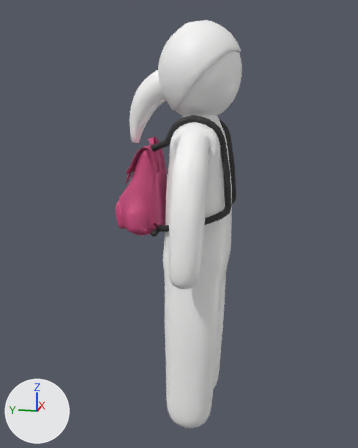
Two versions of the FBX model assets/ajp_character_rigged.fbx, one commit apart.
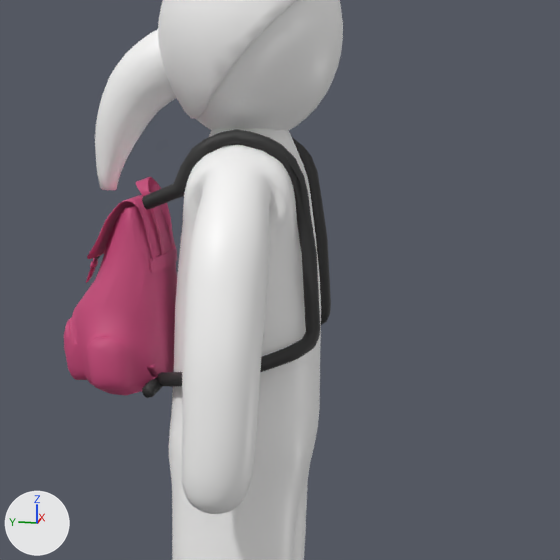
Each version appears first whole from a camera (50 mm lens) standing at (-1.017, -0.16, 0.73) and looking at (0.004, 0.044, 0.475), and next in a close-up on the part from 24% to 95% of the width and 13% to 69% of the height. Lighting does not change. The marker at lower left points along +X, +Y and +Z. The first two pictures are the older version.

Names of what the first close-up shows: 'AJP_Character'.
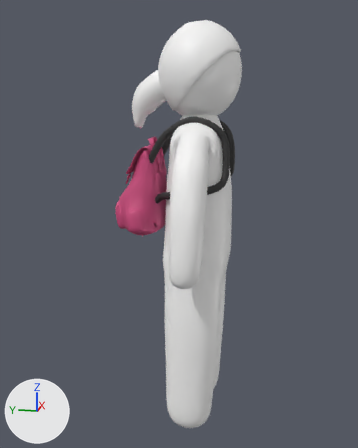
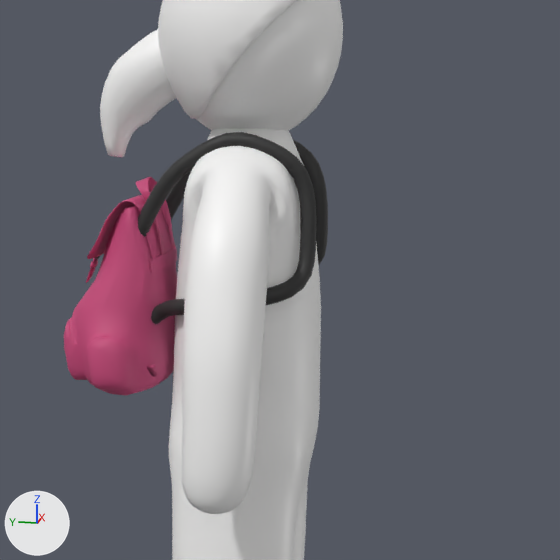
The newer file is also turned or shifted as a whole; pictures and numbers use the older file's frame.

Edits to the bpy script that builds the scene:
```text
Change me_ajp_character_012:
    used by ob_ajp_character; location = (0.0, 0.0, 0.0)
    remove me_ajp_character_012.from_pydata(...)  # 5329 vertices, 9955 faces; spans x -0.181..0.181, y -0.082..0.171, z 0.035..0.882
    add me_ajp_character_012.from_pydata(...)  # 5800 vertices, 10001 faces; spans x -0.181..0.181, y -0.082..0.171, z 0.035..0.882
    me_ajp_character_012 part 1: the loose piece of 228 vertices spanning x -0.104..-0.036, y -0.074..0.089, z 0.464..0.706 is rebuilt with 462 vertices and now spans x -0.101..-0.033, y -0.068..0.123, z 0.503..0.704
    me_ajp_character_012 part 2: 182 vertices moved from x -0.029..0.066, y -0.067..0.147, z 0.517..0.773 to x -0.029..0.061, y -0.044..0.142, z 0.674..0.774; 223 vertices removed from x 0.036..0.104, y -0.074..0.089, z 0.464..0.706; 460 vertices added at x 0.033..0.101, y -0.068..0.123, z 0.503..0.704
```

Changed parts and their boxes [x1, y1, x2, y2] in the close-ups (560 x 560 px; the box of a moved part takes in the faces that stretch with it):
part 1 of me_ajp_character_012, rebuilt: before [142, 129, 320, 398]; after [138, 132, 316, 324]
part 2 of me_ajp_character_012, moved or reshaped: before [95, 46, 331, 325]; after [100, 43, 328, 265]
